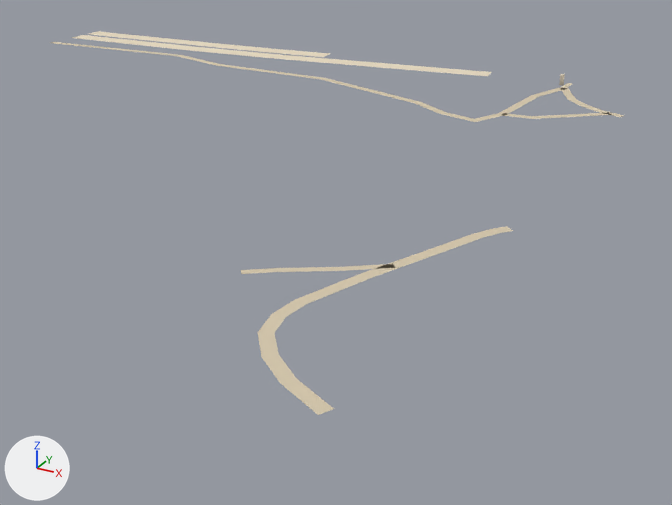
The glTF model public/assets/bengaluru-region-v1/tiles/t-5_-30-l0.glb as it was, and as the next commit left it.
The view is the same before and after, from a camera (50 mm lens) standing at (-1880.0, -15175.0, 162.0) and looking at (-2132.0, -14717.0, -67.0). The axes (+X, +Y, +Z) are drawn at lower left. The lights are the same throughout. The first picture is the older version.

In view in the first picture: 'ground' and 1 more.
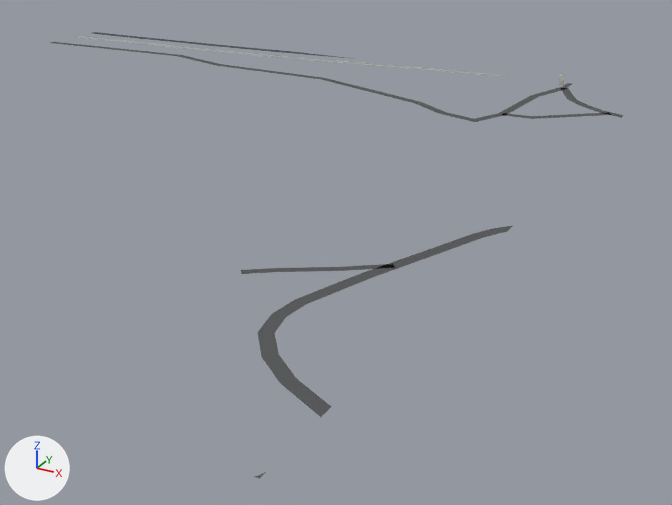
Where the change shows, as pixel boxes [x1, y1, x2, y2] in the pictures (672 x 505 px; the box of a moved part takes in the faces that stretch with it):
'ground', reshaped (16% taller): before [51, 31, 624, 415]; after [51, 32, 624, 479]
part 1 of me_ground, rebuilt: before [72, 35, 491, 76]; after [76, 36, 510, 77]
part 2 of me_ground, rebuilt (9% wider): before [89, 31, 330, 57]; after [92, 32, 354, 59]
part 3 of me_ground, reshaped: before [51, 42, 334, 415]; after [51, 42, 331, 479]
part 4 of me_ground, moved or reshaped: before [493, 226, 513, 233]; after [493, 226, 512, 233]
part 5 of me_ground, recoloured: [51, 42, 624, 383] in both

The change, as a list of edits to the scene's bpy script:
```text
Change me_ground:
    used by ob_ground; location = (-2500.0, -15000.0, 0.0)
    verts and faces of me_ground; kept vertices keep their numbers, new ones are numbered from 148
    before: 118 (493.0, 205.0, 1.0) at pixel (492, 228), 119 (498.0, 202.0, 1.0) at pixel (500, 232), 120 (498.0, 211.0, 1.0) at pixel (506, 226), 121 (502.0, 207.0, 1.0) at pixel (513, 231)
    remove me_ground.from_pydata(...)  # 148 vertices, 132 faces; spans x 0.0..502.0, y 35.0..508.0, z 1.0
    add me_ground.from_pydata(...)  # 159 vertices, 141 faces; spans x 0.0..500.0, y 0.0..500.0, z 1.0
    me_ground part 1: the loose piece of 26 vertices spanning x 0.0..384.0, y 455.0..508.0, z 1.0 is rebuilt with 28 vertices and now spans x 0.0..406.0, y 460.0..500.0, z 1.0
    me_ground part 2: the loose piece of 20 vertices spanning x 0.0..242.0, y 476.0..508.0, z 1.0 is rebuilt with 20 vertices and now spans x 0.0..270.0, y 480.0..500.0, z 1.0
    me_ground part 3
    4 vertices are removed from x 67.0..501.0, y 35.0..439.0, z 1.0
    6 faces are deleted
    2 vertices move from x 33.0..34.0, y 431.0..437.0, z 1.0 to x 2.0, y 428.0..434.0, z 1.0
    13 vertices are added at x 35.0..500.0, y 0.0..439.0, z 1.0
    13 new faces join them
    me_ground part 4
    add delete_vertices([120])  # with the faces that use them
    add verts[121] = (500.0, 213.0, 1.0)  # moved, pixel (513, 225)
    add verts[161] = (500.0, 204.0, 1.0)  # pixel (506, 232)
    add faces += [(119, 161, 121)]
    me_ground part 5: 81 kept faces spanning x 0.0..500.0, y 45.0..495.0, z 1.0 get new vertex colours; the middle colour goes from beige #d7c9ae to dark grey #535556
    other edits to the shape of me_ground do not show in these pictures
```
